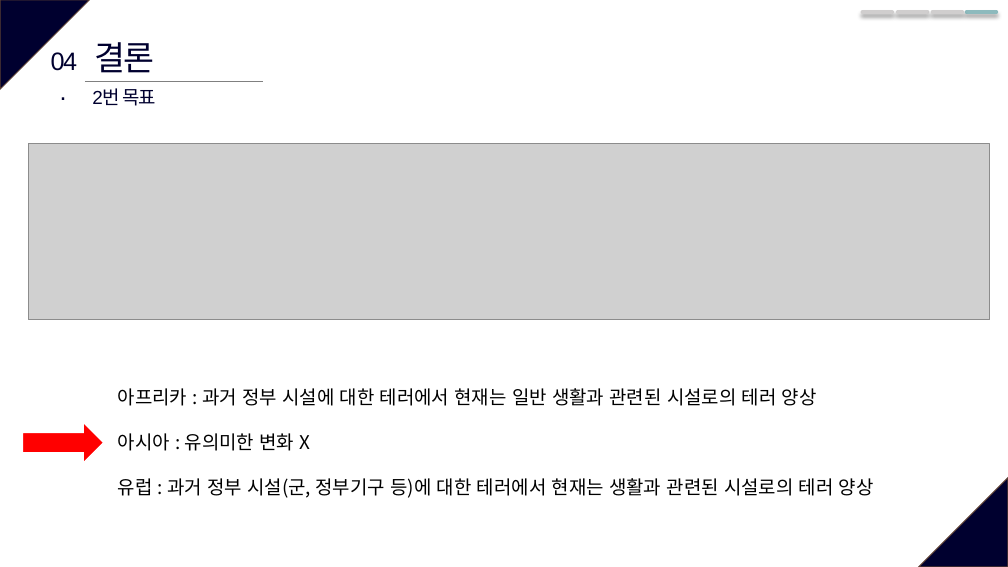
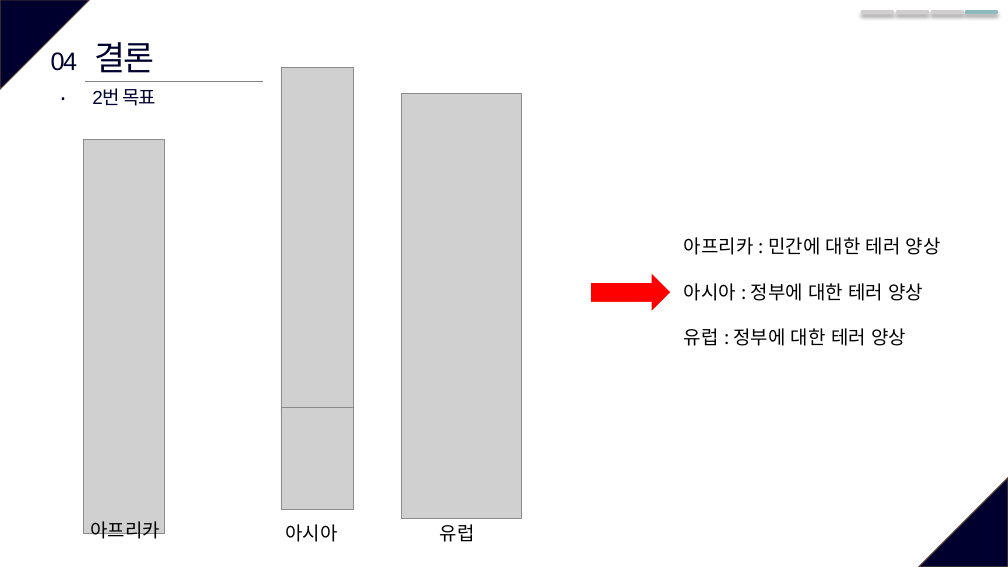
Before and after one commit to geonno/terrorism, a slide deck: slide 36 of 발표.pptx. Drawn at 1008x567 pixels with LibreOffice and Linux fonts; fonts in the diff are those of the drawing; grey boxes stand for pictures. Boxes give left, top, right and bottom in pixels: in the first picture for what was removed or moved away, otherwise in the second. Text is boxed around its words. In the diff, an @@ line names an element or a change of style, - is before the commit and + after.

```diff
--- a/발표.pptx
+++ b/발표.pptx
@@ picture added at bbox=[281, 67, 354, 414] @@
@@ picture added at bbox=[402, 94, 521, 519] @@
@@ picture removed at bbox=[28, 144, 990, 320] @@
@@ picture added at bbox=[84, 140, 165, 534] @@
@@ text at bbox=[684, 237, 941, 346]: text changed @@
-아프리카 : 과거 정부 시설에 대한 테러에서 현재는 일반 생활과 관련된 시설로의 테러 양상
-아시아 : 유의미한 변화 X
-유럽 : 과거 정부 시설(군, 정부기구 등)에 대한 테러에서 현재는 생활과 관련된 시설로의 테러 양상
+아프리카 : 민간에 대한 테러 양상
+아시아 : 정부에 대한 테러 양상
+유럽 : 정부에 대한 테러 양상
@@ right arrow: place and size @@
-right arrow at bbox=[23, 423, 104, 463]
+right arrow at bbox=[591, 272, 671, 312]
@@ picture added at bbox=[281, 408, 354, 509] @@
@@ text added at bbox=[90, 521, 160, 542], 18 pt, text #000000 @@
+아프리카
@@ text added at bbox=[285, 524, 337, 542], 18 pt, text #000000 @@
+아시아
@@ text added at bbox=[440, 524, 475, 542], 18 pt, text #000000 @@
+유럽
```
Also in this commit, not shown: 1 other slide changed, 2 other files.
